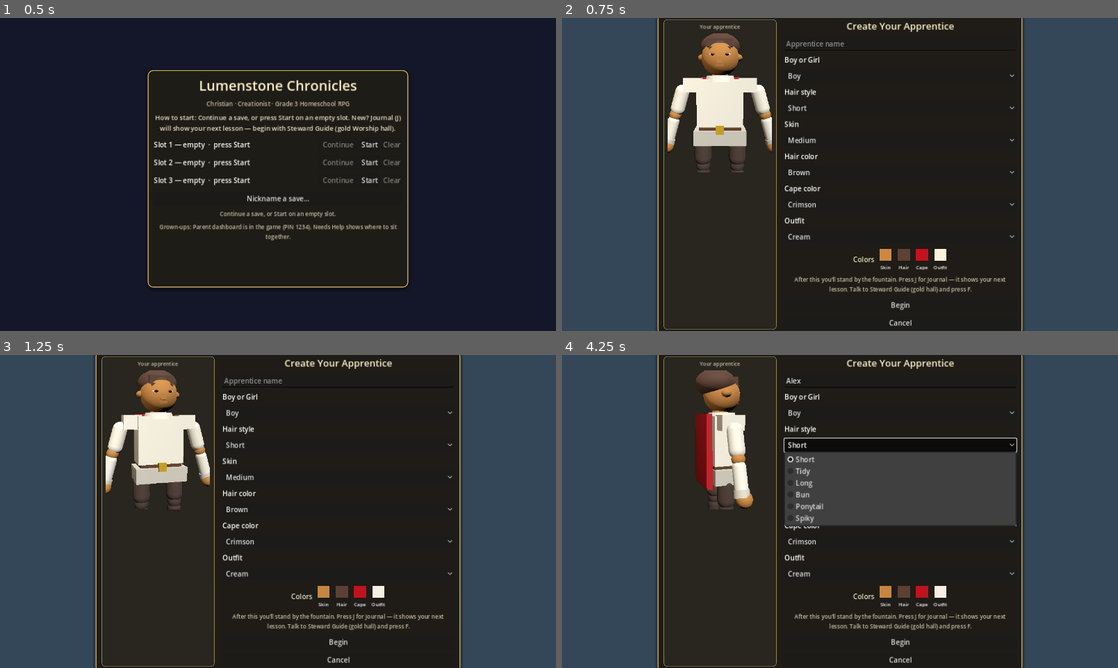
Above: before the commit, frames 1-4 (two rows, left to right).
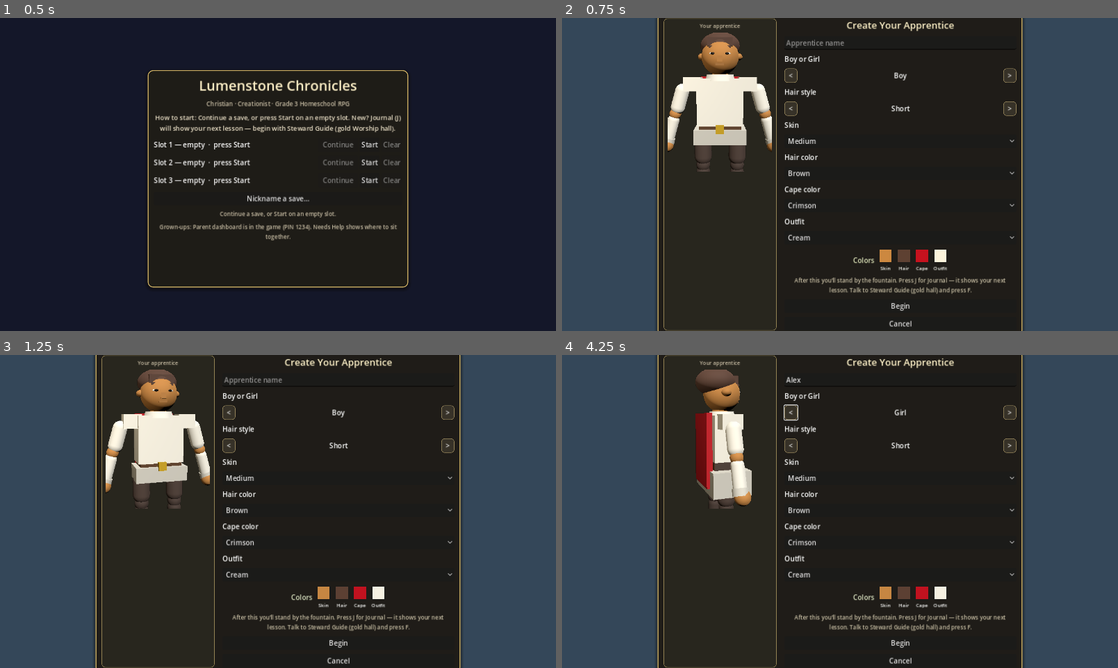
Above: after the commit, the same moments.

Repository: supertexxij/lumenstone-chronicles
Game: Godot game, scene res://scenes/main.tscn
Two runs of this game, one before a commit and one after it. Both use one fixed random seed, a clock stepped at 60 frames per second and the inputs below.
Inputs (mouse positions are in pixels of both pictures, inside the frame that each line leads up to):
- Up to frame 1 (0.5 s): no input
- Up to frame 2 (0.75 s): click "Start" at 0.5 s
- Up to frame 3 (1.25 s): no input
- Up to frame 4 (4.25 s): click (901, 380) at 1.27 s; type "Alex" at 1.35 s; click (901, 414) at 2 s, where only the run before the commit has a clickable "Boy"; click (789, 411) at 2.75 s, where only the run after the commit has a clickable "<"; click (901, 445) at 3.5 s, where only the run before the commit has a clickable "Short"

Frame 1 is identical in both runs. In frame 2, 2.8% of the frame differs, in the area x 17-83%, y 0-100%; in frame 3, 2.8%; in frame 4, 13%.

Commit message:
Polish customize UX: cycle buttons, HUD layering, demo tools
Replace gender/hair OptionButtons with kid-friendly prev/next
cyclers, raise wardrobe above the HUD, and add auto-demo plus
screenshot helpers for verifying the live 3D preview.

Co-authored-by: supertexxij <supertexxij@users.noreply.github.com>

Diff:
--- a/scenes/main.tscn
+++ b/scenes/main.tscn
@@ -131,15 +131,45 @@
 layout_mode = 2
 text = "Boy or Girl"
 
-[node name="GenderOpt" type="OptionButton" parent="UI/CustomizeScreen/Panel/RootHBox/VBox"]
-layout_mode = 2
+[node name="GenderRow" type="HBoxContainer" parent="UI/CustomizeScreen/Panel/RootHBox/VBox"]
+layout_mode = 2
+theme_override_constants/separation = 8
+
+[node name="GenderPrev" type="Button" parent="UI/CustomizeScreen/Panel/RootHBox/VBox/GenderRow"]
+layout_mode = 2
+text = "<"
+
+[node name="GenderValue" type="Label" parent="UI/CustomizeScreen/Panel/RootHBox/VBox/GenderRow"]
+layout_mode = 2
+size_flags_horizontal = 3
+text = "Boy"
+horizontal_alignment = 1
+
+[node name="GenderNext" type="Button" parent="UI/CustomizeScreen/Panel/RootHBox/VBox/GenderRow"]
+layout_mode = 2
+text = ">"
 
 [node name="HairStyleLbl" type="Label" parent="UI/CustomizeScreen/Panel/RootHBox/VBox"]
 layout_mode = 2
 text = "Hair style"
 
-[node name="HairStyleOpt" type="OptionButton" parent="UI/CustomizeScreen/Panel/RootHBox/VBox"]
-layout_mode = 2
+[node name="HairStyleRow" type="HBoxContainer" parent="UI/CustomizeScreen/Panel/RootHBox/VBox"]
+layout_mode = 2
+theme_override_constants/separation = 8
+
+[node name="HairStylePrev" type="Button" parent="UI/CustomizeScreen/Panel/RootHBox/VBox/HairStyleRow"]
+layout_mode = 2
+text = "<"
+
+[node name="HairStyleValue" type="Label" parent="UI/CustomizeScreen/Panel/RootHBox/VBox/HairStyleRow"]
+layout_mode = 2
+size_flags_horizontal = 3
+text = "Short"
+horizontal_alignment = 1
+
+[node name="HairStyleNext" type="Button" parent="UI/CustomizeScreen/Panel/RootHBox/VBox/HairStyleRow"]
+layout_mode = 2
+text = ">"
 
 [node name="SkinLbl" type="Label" parent="UI/CustomizeScreen/Panel/RootHBox/VBox"]
 layout_mode = 2
--- a/scripts/ui/customize_screen.gd
+++ b/scripts/ui/customize_screen.gd
@@ -4,8 +4,12 @@
 signal cancelled
 
 @onready var name_edit: LineEdit = $Panel/RootHBox/VBox/NameEdit
-@onready var gender_opt: OptionButton = $Panel/RootHBox/VBox/GenderOpt
-@onready var hair_style_opt: OptionButton = $Panel/RootHBox/VBox/HairStyleOpt
+@onready var gender_prev: Button = $Panel/RootHBox/VBox/GenderRow/GenderPrev
+@onready var gender_next: Button = $Panel/RootHBox/VBox/GenderRow/GenderNext
+@onready var gender_value: Label = $Panel/RootHBox/VBox/GenderRow/GenderValue
+@onready var hair_style_prev: Button = $Panel/RootHBox/VBox/HairStyleRow/HairStylePrev
+@onready var hair_style_next: Button = $Panel/RootHBox/VBox/HairStyleRow/HairStyleNext
+@onready var hair_style_value: Label = $Panel/RootHBox/VBox/HairStyleRow/HairStyleValue
 @onready var skin_opt: OptionButton = $Panel/RootHBox/VBox/SkinOpt
 @onready var hair_opt: OptionButton = $Panel/RootHBox/VBox/HairOpt
 @onready var cape_opt: OptionButton = $Panel/RootHBox/VBox/CapeOpt
@@ -19,6 +23,8 @@
 var _preview_pulse_tw: Tween = null  # Wave 52: wardrobe color preview pulse
 
 var _swatches: Dictionary = {}  # key -> ColorRect
+var _gender_idx: int = 0
+var _hair_style_idx: int = 0
 
 ## Live 3D apprentice preview (SubViewport).
 var _preview_host: PanelContainer = null
@@ -58,6 +64,7 @@
 }
 
 const GENDER_KEYS := ["boy", "girl"]
+const GENDER_LABELS := {"boy": "Boy", "girl": "Girl"}
 const HAIR_STYLE_KEYS := ["short", "tidy", "long", "bun", "pony", "spiky"]
 const HAIR_STYLE_LABELS := {
 	"short": "Short",
@@ -70,18 +77,24 @@
 
 
 func _ready() -> void:
+	z_index = 40  # Draw above HUD so wardrobe is not covered
+	mouse_filter = Control.MOUSE_FILTER_STOP
 	PanelChrome.apply_overlay(self)
 	_ensure_preview_host()
-	_fill(gender_opt, GENDER_KEYS)
-	_fill_labeled(hair_style_opt, HAIR_STYLE_KEYS, HAIR_STYLE_LABELS)
 	_fill(skin_opt, ["fair", "light", "medium", "tan", "deep"])
 	_fill(hair_opt, ["brown", "black", "blonde", "auburn", "gray"])
 	_fill(cape_opt, ["crimson", "azure", "emerald", "gold", "violet"])
 	_fill(outfit_opt, ["cream", "sky", "forest", "sand", "rose"])
 	ok_btn.pressed.connect(_on_ok)
 	cancel_btn.pressed.connect(_on_cancel)
-	gender_opt.item_selected.connect(func(_i): _refresh_preview())
-	hair_style_opt.item_selected.connect(func(_i): _refresh_preview())
+	gender_prev.pressed.connect(func(): _cycle_gender(-1))
+	gender_next.pressed.connect(func(): _cycle_gender(1))
+	hair_style_prev.pressed.connect(func(): _cycle_hair_style(-1))
+	hair_style_next.pressed.connect(func(): _cycle_hair_style(1))
+	PanelChrome.style_button(gender_prev, false)
+	PanelChrome.style_button(gender_next, false)
+	PanelChrome.style_button(hair_style_prev, false)
+	PanelChrome.style_button(hair_style_next, false)
 	skin_opt.item_selected.connect(func(_i): _refresh_preview())
 	hair_opt.item_selected.connect(func(_i): _refresh_preview())
 	cape_opt.item_selected.connect(func(_i): _refresh_preview())
@@ -89,6 +102,7 @@
 	_ensure_preview_row()
 	_ensure_first_hint()
 	_build_character_preview()
+	_sync_cycle_labels()
 	_refresh_preview()
 	set_process(false)
 
@@ -117,11 +131,43 @@
 		opt.set_item_metadata(opt.item_count - 1, k)
 
 
-func _fill_labeled(opt: OptionButton, keys: Array, labels: Dictionary) -> void:
-	opt.clear()
-	for k in keys:
-		opt.add_item(str(labels.get(k, str(k).capitalize())))
-		opt.set_item_metadata(opt.item_count - 1, k)
+func _cycle_gender(dir: int) -> void:
+	AudioBus.play_ui()
+	_gender_idx = (_gender_idx + dir) % GENDER_KEYS.size()
+	if _gender_idx < 0:
+		_gender_idx = GENDER_KEYS.size() - 1
+	_sync_cycle_labels()
+	_refresh_preview()
+
+
+func _cycle_hair_style(dir: int) -> void:
+	AudioBus.play_ui()
+	_hair_style_idx = (_hair_style_idx + dir) % HAIR_STYLE_KEYS.size()
+	if _hair_style_idx < 0:
+		_hair_style_idx = HAIR_STYLE_KEYS.size() - 1
+	_sync_cycle_labels()
+	_refresh_preview()
+
+
+func _sync_cycle_labels() -> void:
+	var gkey: String = str(GENDER_KEYS[_gender_idx])
+	gender_value.text = str(GENDER_LABELS.get(gkey, gkey.capitalize()))
+	var hkey: String = str(HAIR_STYLE_KEYS[_hair_style_idx])
+	hair_style_value.text = str(HAIR_STYLE_LABELS.get(hkey, hkey.capitalize()))
+
+
+func _set_gender_key(key: String) -> void:
+	var k := str(key).to_lower()
+	var idx := GENDER_KEYS.find(k)
+	_gender_idx = idx if idx >= 0 else 0
+	_sync_cycle_labels()
+
+
+func _set_hair_style_key(key: String) -> void:
+	var k := str(key).to_lower()
+	var idx := HAIR_STYLE_KEYS.find(k)
+	_hair_style_idx = idx if idx >= 0 else 0
+	_sync_cycle_labels()
 
 
 func open_new() -> void:
@@ -129,8 +175,8 @@
 	title_lbl.text = "Create Your Apprentice"
 	name_edit.text = ""
 	name_edit.editable = true
-	_select(gender_opt, "boy")
-	_select(hair_style_opt, "short")
+	_set_gender_key("boy")
+	_set_hair_style_key("short")
 	_select(skin_opt, "medium")
 	_select(hair_opt, "brown")
 	_select(cape_opt, "crimson")
@@ -149,8 +195,8 @@
 	name_edit.text = GameState.child_name
 	name_edit.editable = true
 	GameState.normalize_appearance()
-	_select(gender_opt, GameState.appearance.get("gender", "boy"))
-	_select(hair_style_opt, GameState.appearance.get("hair_style", "short"))
+	_set_gender_key(str(GameState.appearance.get("gender", "boy")))
+	_set_hair_style_key(str(GameState.appearance.get("hair_style", "short")))
 	_select(skin_opt, GameState.appearance.get("skin", "medium"))
 	_select(hair_opt, GameState.appearance.get("hair", "brown"))
 	_select(cape_opt, GameState.appearance.get("cape_color", "crimson"))
@@ -258,8 +304,8 @@
 
 func _current_appearance() -> Dictionary:
 	return {
-		"gender": gender_opt.get_selected_metadata(),
-		"hair_style": hair_style_opt.get_selected_metadata(),
+		"gender": GENDER_KEYS[_gender_idx],
+		"hair_style": HAIR_STYLE_KEYS[_hair_style_idx],
 		"skin": skin_opt.get_selected_metadata(),
 		"hair": hair_opt.get_selected_metadata(),
 		"cape_color": cape_opt.get_selected_metadata(),
--- a/scripts/ui/main.gd
+++ b/scripts/ui/main.gd
@@ -89,6 +89,43 @@
 	# Cloud / agent demo: skip title when LUMEN_AUTO_CONTINUE=1 and a save exists
 	if str(OS.get_environment("LUMEN_AUTO_CONTINUE")).strip_edges() in ["1", "true", "yes"]:
 		call_deferred("_auto_continue_demo")
+	# Cloud / agent demo: open create-apprentice wardrobe (live 3D preview)
+	elif str(OS.get_environment("LUMEN_AUTO_CUSTOMIZE")).strip_edges() in ["1", "true", "yes"]:
+		call_deferred("_auto_customize_demo")
+	# Cycle gender/hair/colors for walkthrough recording
+	elif str(OS.get_environment("LUMEN_AUTO_CUSTOMIZE_DEMO")).strip_edges() in ["1", "true", "yes"]:
+		call_deferred("_auto_customize_walkthrough_demo")
+
+
+func _auto_customize_demo() -> void:
+	## Soft-open the create screen so agents can verify gender / hair / live preview.
+	if GameState.in_world:
+		return
+	title_screen.visible = false
+	_pending_new_slot = 2
+	customize_screen.open_new()
+	customize_screen.visible = true
+
+
+func _auto_customize_walkthrough_demo() -> void:
+	## Auto-cycle wardrobe options so a screen recording captures live preview updates.
+	_auto_customize_demo()
+	await get_tree().create_timer(1.2).timeout
+	if customize_screen.has_method("_cycle_gender"):
+		customize_screen.call("_cycle_gender", 1)  # Girl
+	await get_tree().create_timer(1.0).timeout
+	for _i in 5:
+		if customize_screen.has_method("_cycle_hair_style"):
+			customize_screen.call("_cycle_hair_style", 1)
+		await get_tree().create_timer(0.85).timeout
+	if customize_screen.hair_opt:
+		customize_screen.hair_opt.select(2)  # blonde
+		customize_screen.call("_refresh_preview")
+	await get_tree().create_timer(0.8).timeout
+	if customize_screen.outfit_opt:
+		customize_screen.outfit_opt.select(1)  # sky
+		customize_screen.call("_refresh_preview")
+	await get_tree().create_timer(1.2).timeout
 
 
 func _auto_continue_demo() -> void:
--- /dev/null
+++ b/tools/customize_shots.gd
@@ -0,0 +1,72 @@
+extends SceneTree
+## Windowed/headless walkthrough: open customize, cycle looks, save PNG frames.
+
+const OUT_DIR := "/opt/cursor/artifacts"
+
+
+func _initialize() -> void:
+	DirAccess.make_dir_recursive_absolute(OUT_DIR)
+	var main_ps: PackedScene = load("res://scenes/main.tscn")
+	var main: Node = main_ps.instantiate()
+	root.add_child(main)
+	await process_frame
+	await process_frame
+	var customize: Control = main.get_node_or_null("UI/CustomizeScreen")
+	var title: Control = main.get_node_or_null("UI/TitleScreen")
+	if title:
+		title.visible = false
+	if customize == null:
+		print("FAIL_NO_CUSTOMIZE")
+		quit(1)
+		return
+	customize.open_new()
+	customize.visible = true
+	await process_frame
+	await process_frame
+	_shot("customize_01_boy_short.png")
+	print("SHOT_01")
+
+	customize.call("_cycle_gender", 1)
+	await process_frame
+	await create_timer(0.35).timeout
+	_shot("customize_02_girl_short.png")
+	print("SHOT_02")
+
+	for i in 3:
+		customize.call("_cycle_hair_style", 1)
+		await process_frame
+		await create_timer(0.3).timeout
+	_shot("customize_03_girl_longish.png")
+	print("SHOT_03")
+
+	customize.call("_cycle_hair_style", 1)  # bun-ish depending on start
+	await process_frame
+	await create_timer(0.3).timeout
+	customize.call("_cycle_hair_style", 1)
+	await process_frame
+	await create_timer(0.3).timeout
+	_shot("customize_04_girl_pony_or_spiky.png")
+	print("SHOT_04")
+
+	if customize.hair_opt:
+		customize.hair_opt.select(2)
+		customize.call("_refresh_preview")
+	if customize.outfit_opt:
+		customize.outfit_opt.select(2)
+		customize.call("_refresh_preview")
+	await process_frame
+	await create_timer(0.35).timeout
+	_shot("customize_05_colors.png")
+	print("SHOT_05")
+	print("CUSTOMIZE_SHOTS_OK")
+	quit(0)
+
+
+func _shot(name: String) -> void:
+	var img: Image = root.get_texture().get_image()
+	if img == null:
+		print("FAIL_SHOT ", name)
+		return
+	var path := "%s/%s" % [OUT_DIR, name]
+	var err := img.save_png(path)
+	print("SAVE ", path, " ", err)
--- a/tools/customize_smoke.gd
+++ b/tools/customize_smoke.gd
@@ -51,7 +51,7 @@
 
 	var cust := _src("res://scripts/ui/customize_screen.gd")
 	print("PREVIEW_SRC ", "_build_character_preview" in cust and "look_at_from_position" in cust)
-	print("GENDER_OPT_SRC ", "GenderOpt" in cust and "HairStyleOpt" in cust)
+	print("GENDER_OPT_SRC ", "GenderRow" in cust and "HairStyleRow" in cust and "_cycle_hair_style" in cust)
 	mesh_root.queue_free()
 	print("CUSTOMIZE_SMOKE_OK")
 	quit(0)
--- a/tools/smoke_check.gd
+++ b/tools/smoke_check.gd
@@ -989,8 +989,8 @@
 	var gs185 = _src("res://scripts/autoload/game_state.gd")
 	var player185 = _src("res://scripts/player/player.gd")
 	var main_tscn185 = _src("res://scenes/main.tscn")
-	print("CUSTOMIZE_GENDER_185", "GenderOpt" in cust185 and "Boy or Girl" in main_tscn185 and '"gender"' in gs185)
-	print("CUSTOMIZE_HAIR_STYLE_185", "HairStyleOpt" in cust185 and "apply_hair_style" in hum185 and "hair_style" in gs185 and "pony" in cust185)
+	print("CUSTOMIZE_GENDER_185", "GenderRow" in cust185 and "Boy or Girl" in main_tscn185 and '"gender"' in gs185)
+	print("CUSTOMIZE_HAIR_STYLE_185", "HairStyleRow" in cust185 and "apply_hair_style" in hum185 and "hair_style" in gs185 and "pony" in cust185 and "_cycle_hair_style" in cust185)
 	print("CUSTOMIZE_LIVE_PREVIEW_185", "_build_character_preview" in cust185 and "CharacterPreview" in cust185 and "PreviewHost" in cust185 and "SubViewport" in cust185)
 	print("CUSTOMIZE_APPLY_185", "apply_gender" in hum185 and "apply_hair_style" in player185 and "normalize_appearance" in gs185)
 	print("PIN_STILL_1234_W185", "const DEFAULT_PIN := \"1234\"" in gs185 or 'DEFAULT_PIN := "1234"' in gs185)
